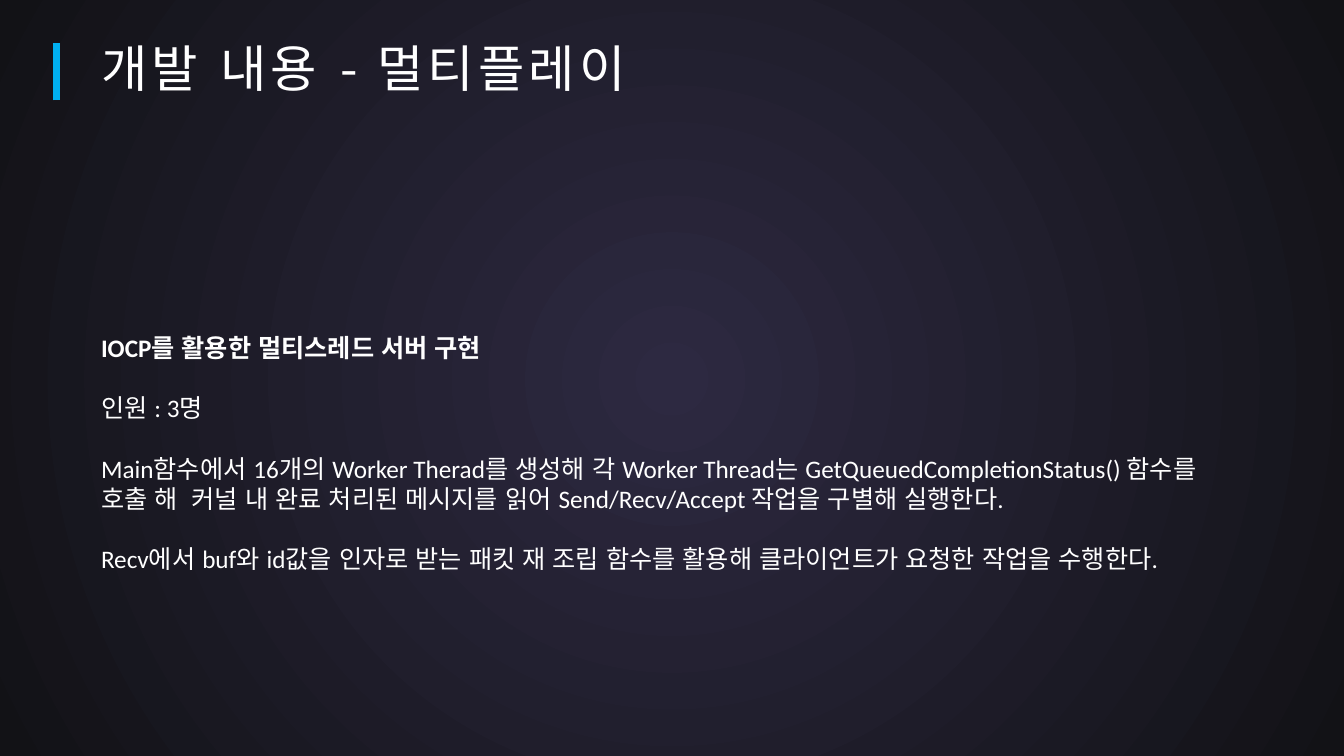
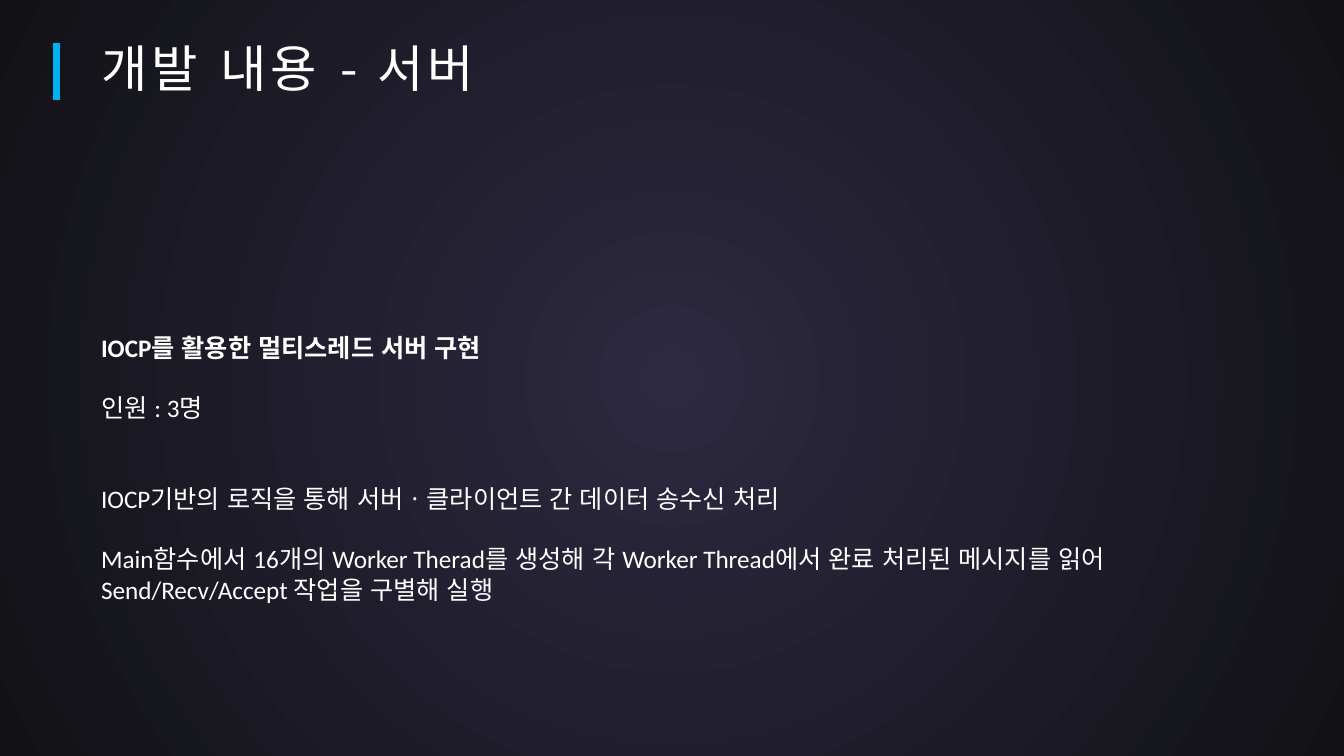
Before and after one commit to SuperTaeJun/GraduationWork, a slide deck: slide 12 of 작업일지 && 졸작자료/중간평가.pptx. Drawn at 1344x756 pixels with LibreOffice and Linux fonts; fonts in the diff are those of the drawing. Boxes give left, top, right and bottom in pixels: in the first picture for what was removed or moved away, otherwise in the second. Text is boxed around its words. In the diff, an @@ line names an element or a change of style, - is before the commit and + after.

Commit message:
작업일지

```diff
--- a/작업일지 && 졸작자료/중간평가.pptx
+++ b/작업일지 && 졸작자료/중간평가.pptx
@@ text at <box>101,45,474,91</box>: text changed @@
-개발 내용 - 멀티플레이
+개발 내용 - 서버
@@ text at <box>101,487,1104,603</box>: text changed @@
-Main함수에서 16개의 Worker Therad를 생성해 각 Worker Thread는 GetQueuedCompletionStatus() 함수를 호출 해 커널 내 완료 처리된 메시지를 읽어 Send/Recv/Accept 작업을 구별해 실행한다.
-Recv에서 buf와 id값을 인자로 받는 패킷 재 조립 함수를 활용해 클라이언트가 요청한 작업을 수행한다.
+IOCP기반의 로직을 통해 서버ㆍ클라이언트 간 데이터 송수신 처리
+Main함수에서 16개의 Worker Therad를 생성해 각 Worker Thread에서 완료 처리된 메시지를 읽어 Send/Recv/Accept 작업을 구별해 실행
```
Also in this commit, not shown: 2 other slides changed, 8 other files.
